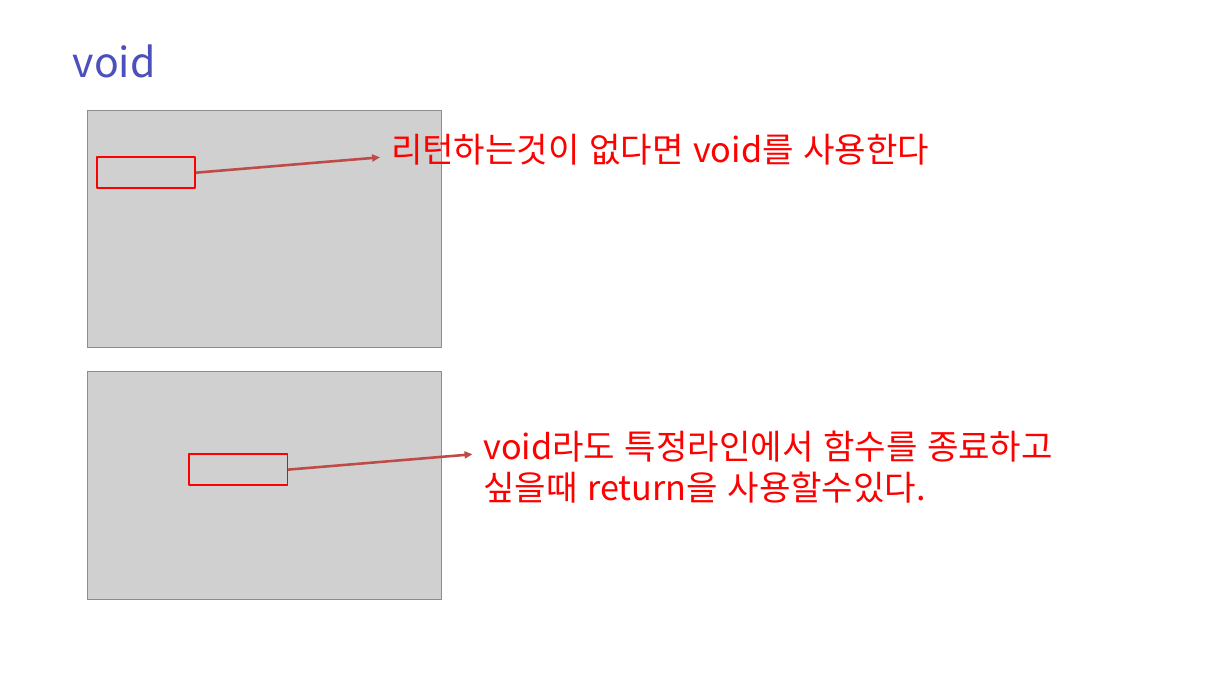
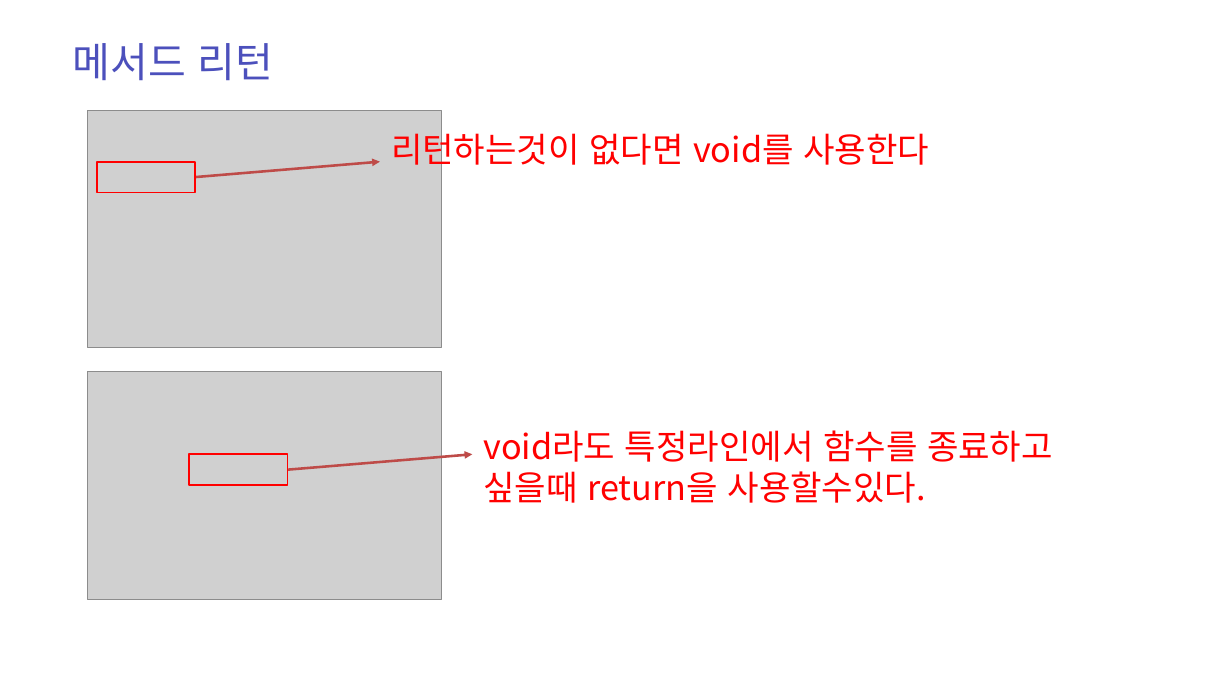
Before and after one commit to zest132/JavaLecture, a slide deck: slide 22 of JavaLecture/LectureFile/java 6강.pptx (slide 21 before the commit). Drawn at 1232x693 pixels with LibreOffice and Linux fonts; fonts in the diff are those of the drawing; grey boxes stand for pictures. Boxes give left, top, right and bottom in pixels: in the first picture for what was removed or moved away, otherwise in the second. Text is boxed around its words. In the diff, an @@ line names an element or a change of style, - is before the commit and + after.

```diff
--- a/JavaLecture/LectureFile/java 6강.pptx
+++ b/JavaLecture/LectureFile/java 6강.pptx
@@ text at [73,43,274,81]: text changed @@
-void
+메서드 리턴
@@ rectangle: place and size @@
-rectangle at [97,157,195,188]
+rectangle at [97,161,195,192]
@@ arrow moved from (195, 172) - (380, 157) to (195, 177) - (380, 161) @@
```
Also in this commit, not shown: 2 other slides changed, 3 slides added, 1 other file.
